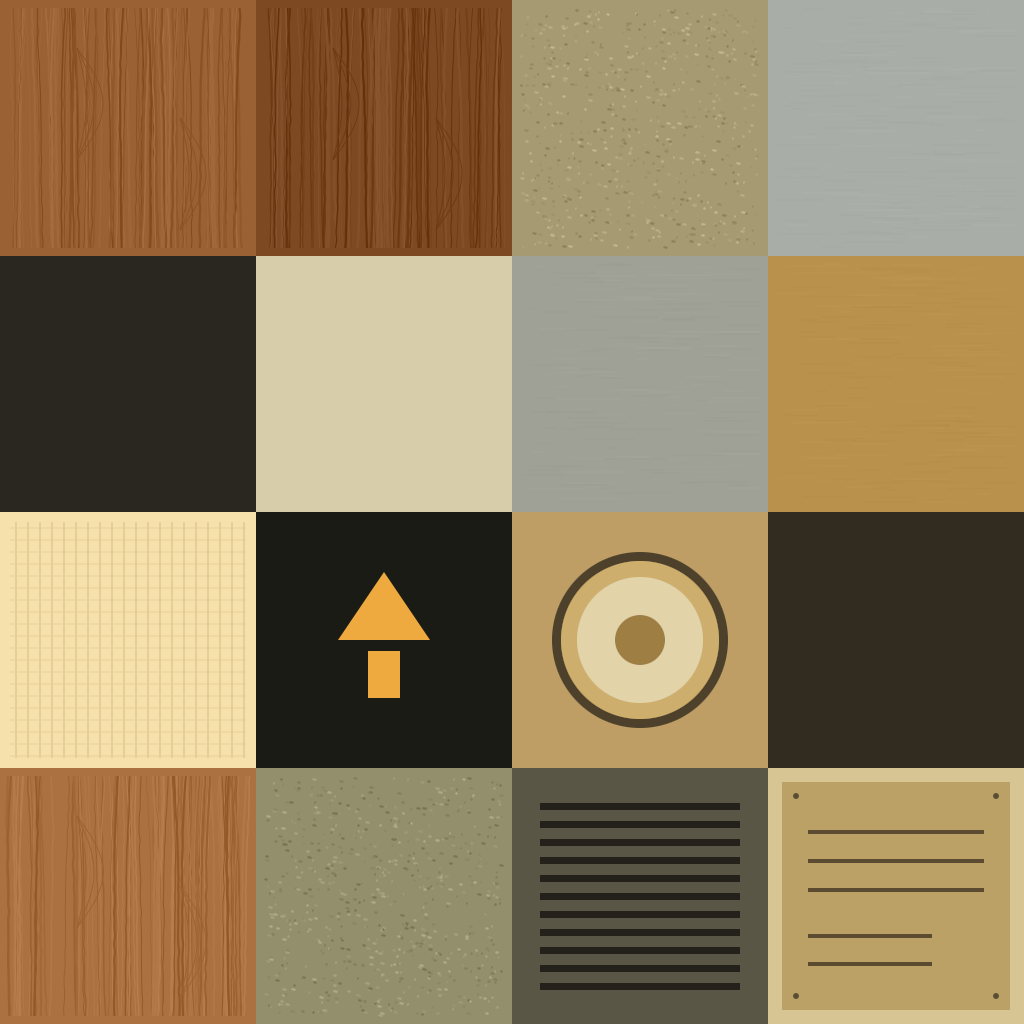
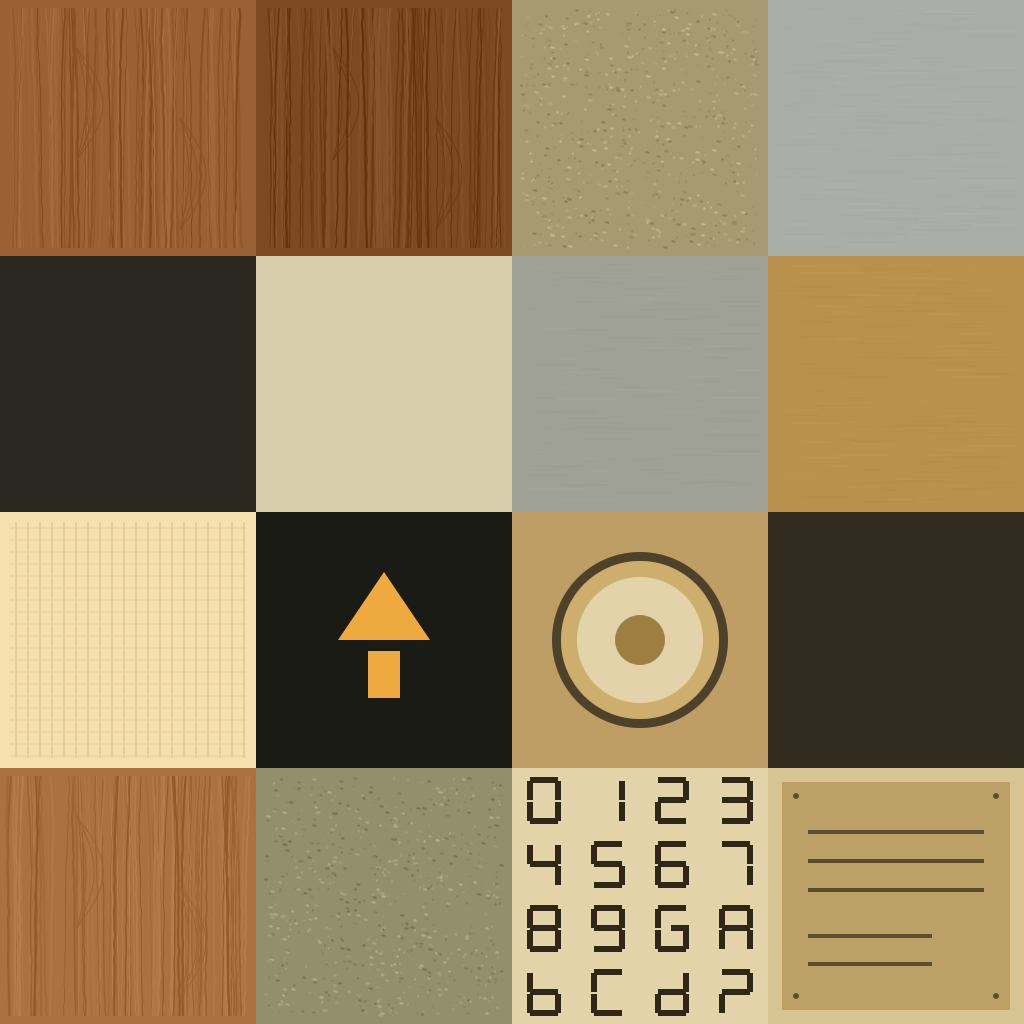
Two versions of the same layered image (w=1024, h=1024). Layer-by-layer changes:
added layer "05 Passenger number glyphs / nested cell 14" above "04 Fitted lamp prismatic glass, button and service details" over [512,768,768,1024]
